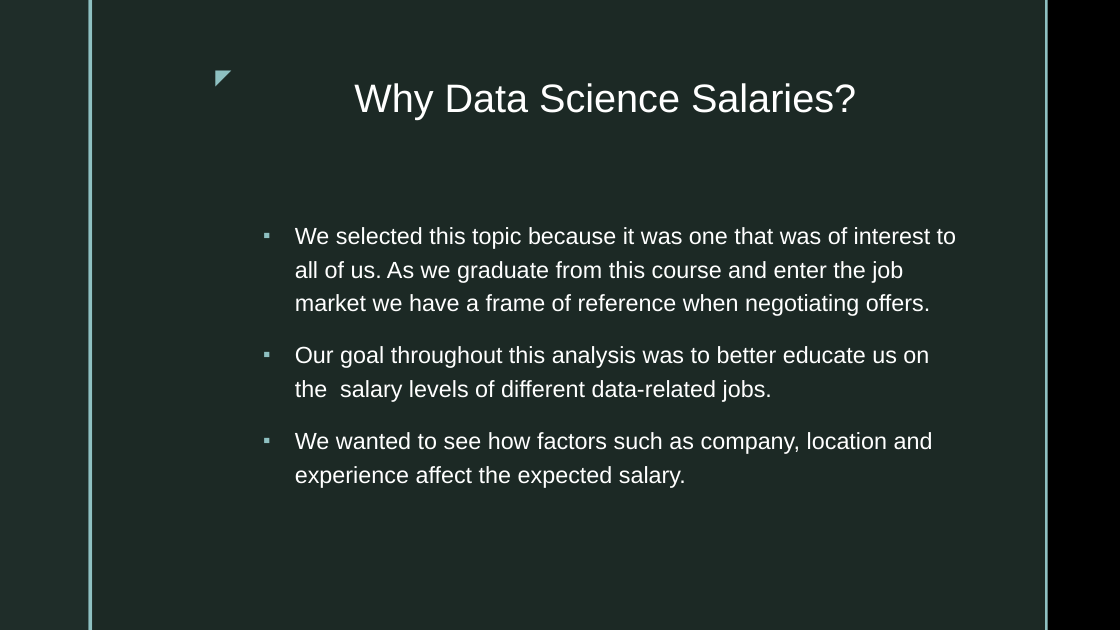
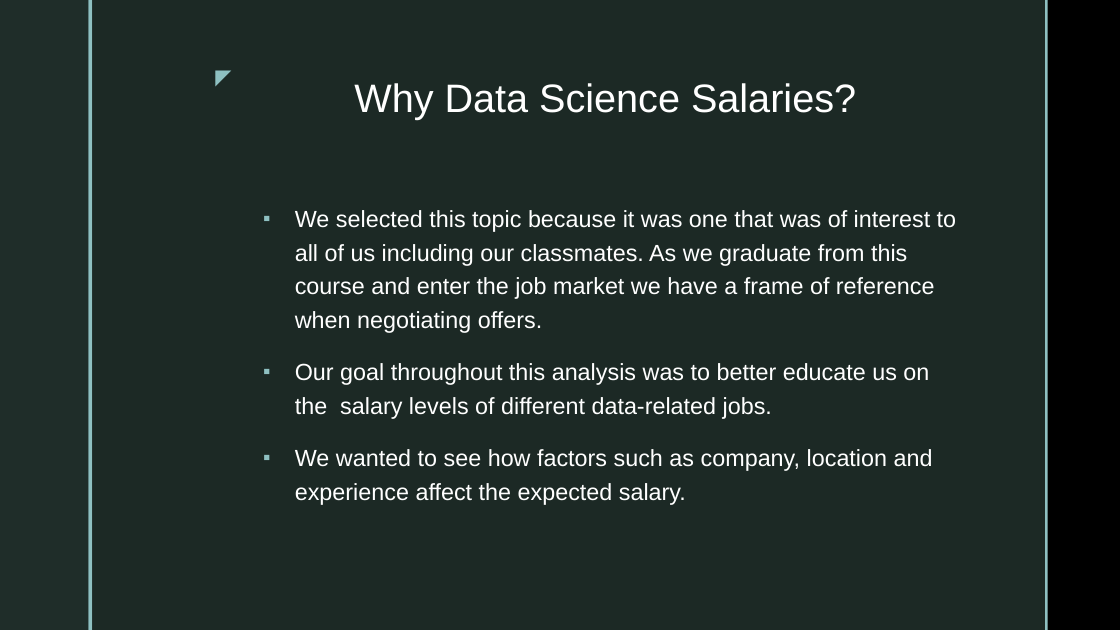
Before and after one commit to Sirius0531/final_project, a slide deck: slide 2 of 2nd Segment Project Deliverable/Deliverable2_Storyboard.pptx. Drawn at 1120x630 pixels with LibreOffice and Linux fonts; fonts in the diff are those of the drawing; background and template pictures are left out. Boxes give left, top, right and bottom in pixels: in the first picture for what was removed or moved away, otherwise in the second. Text is boxed around its words. In the diff, an @@ line names an element or a change of style, - is before the commit and + after.

```diff
--- a/2nd Segment Project Deliverable/Deliverable2_Storyboard.pptx
+++ b/2nd Segment Project Deliverable/Deliverable2_Storyboard.pptx
@@ text at [295, 210, 956, 333]: text changed @@
-▪ We selected this topic because it was one that was of interest to all of us. As we graduate from this course and enter the job market we have a frame of reference when negotiating offers.
+▪ We selected this topic because it was one that was of interest to all of us including our classmates. As we graduate from this course and enter the job market we have a frame of reference when negotiating offers.
```
Also in this commit, not shown: 6 other slides changed, 1 slide added, 1 slide removed.
